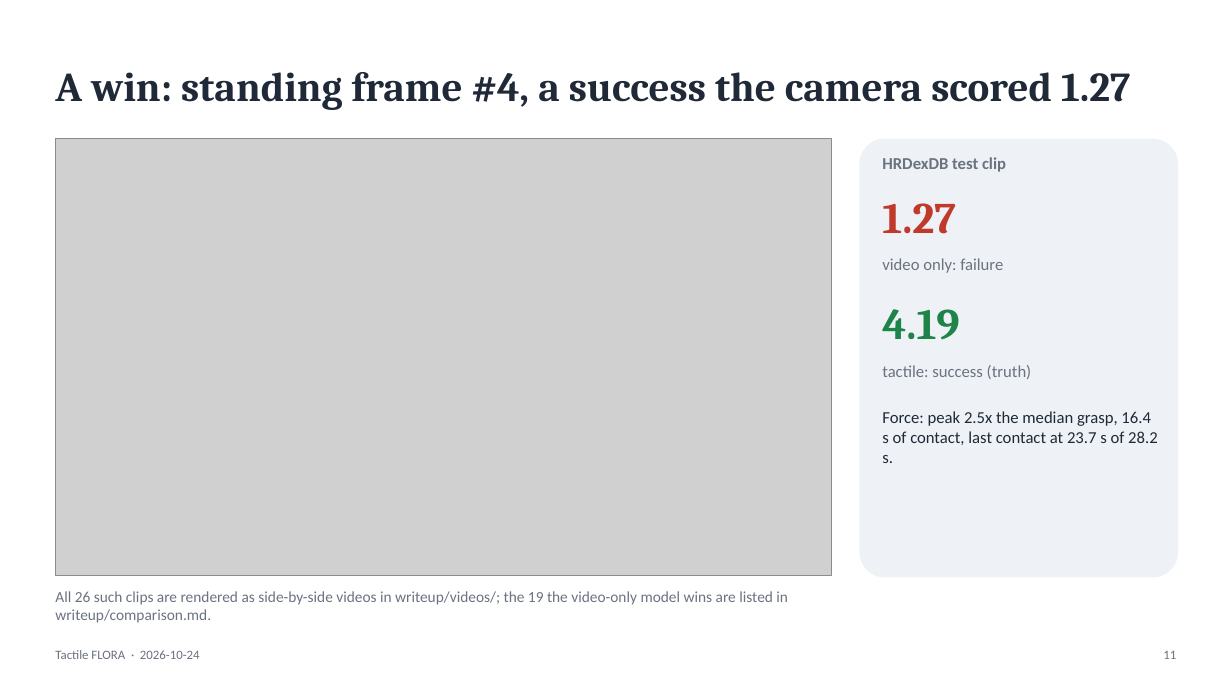
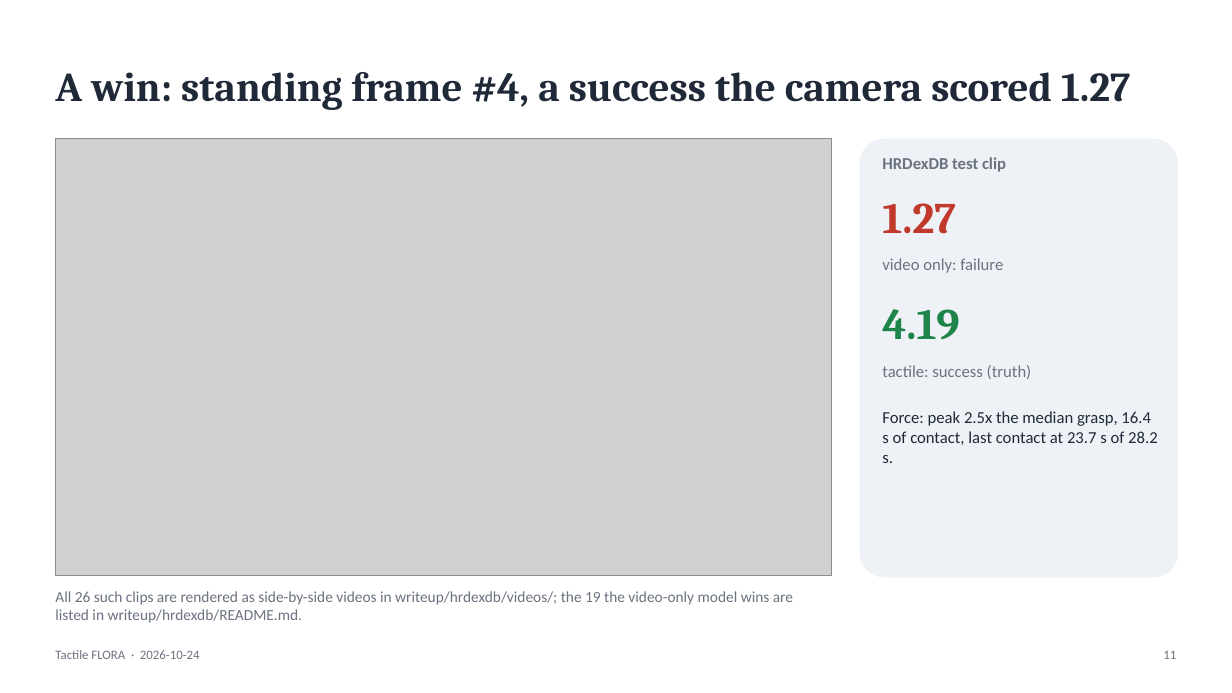
Before and after one commit to ogershony/tactile-flora, a slide deck: slide 11 of writeup/slides/tactile-flora.pptx. Drawn at 1232x693 pixels with LibreOffice and Linux fonts; fonts in the diff are those of the drawing; grey boxes stand for pictures. Boxes give left, top, right and bottom in pixels: in the first picture for what was removed or moved away, otherwise in the second. Text is boxed around its words. In the diff, an @@ line names an element or a change of style, - is before the commit and + after.

```diff
--- a/writeup/slides/tactile-flora.pptx
+++ b/writeup/slides/tactile-flora.pptx
@@ text at (55,591,793,623): text changed @@
-All 26 such clips are rendered as side-by-side videos in writeup/videos/; the 19 the video-only model wins are listed in writeup/comparison.md.
+All 26 such clips are rendered as side-by-side videos in writeup/hrdexdb/videos/; the 19 the video-only model wins are listed in writeup/hrdexdb/README.md.
```
Also in this commit, not shown: 5 other slides changed, 10 other files.
